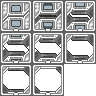
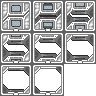
Two versions of the same layered image (96px x 96px). Layer-by-layer changes:
painted on "base" over [3,44,61,52]
